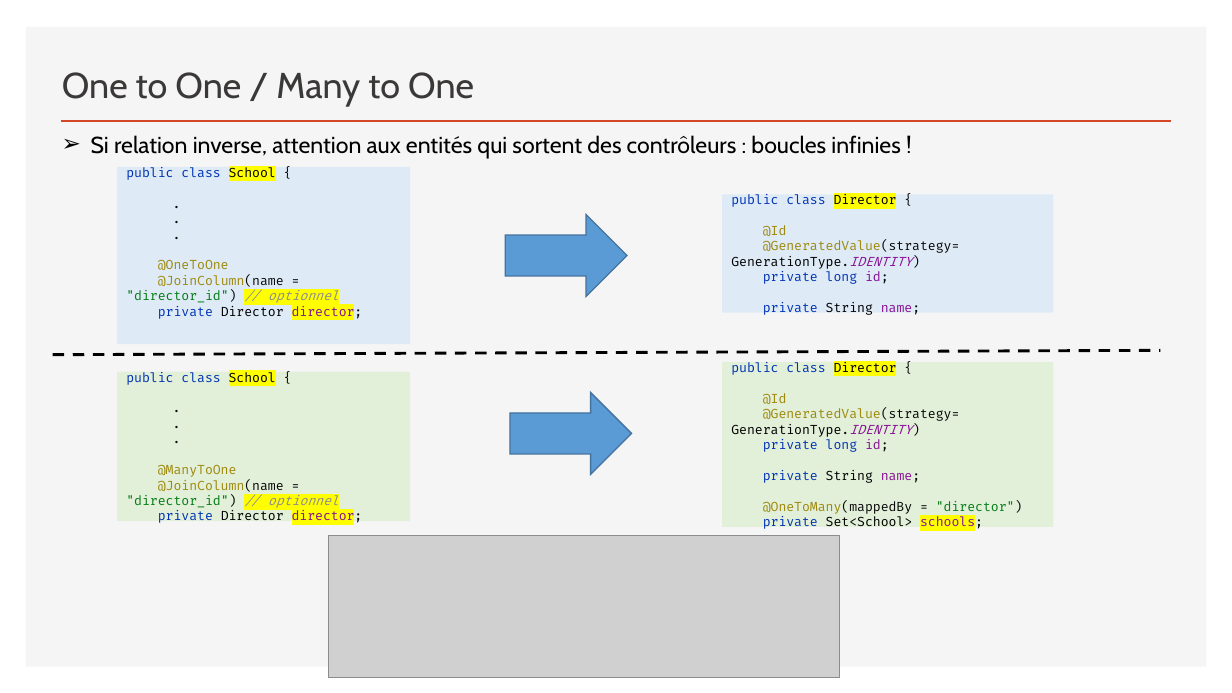
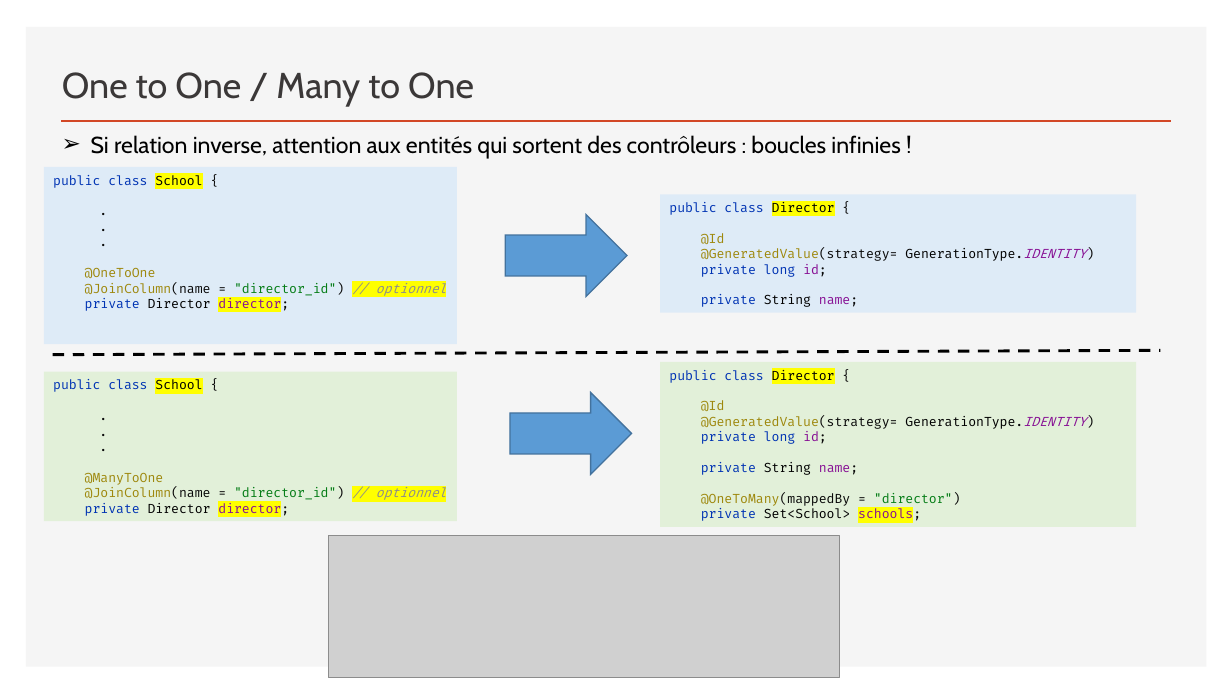
Before and after one commit to sebzuki/hibernate, a slide deck: slide 7 of JPA-HIBERNATE.pptx. Drawn at 1232x693 pixels with LibreOffice and Linux fonts; fonts in the diff are those of the drawing; grey boxes stand for pictures. Boxes give left, top, right and bottom in pixels: in the first picture for what was removed or moved away, otherwise in the second. Text is boxed around its words. In the diff, an @@ line names an element or a change of style, - is before the commit and + after.

```diff
--- a/JPA-HIBERNATE.pptx
+++ b/JPA-HIBERNATE.pptx
@@ rectangle "public class School {": place and size @@
-rectangle "public class School {" at box(117, 167, 410, 345)
+rectangle "public class School {" at box(44, 167, 457, 345)
@@ rectangle "public class Director { @Id ...": place and size @@
-rectangle "public class Director { @Id ..." at box(722, 194, 1054, 312)
+rectangle "public class Director { @Id ..." at box(660, 194, 1136, 312)
@@ rectangle "public class School {": place and size @@
-rectangle "public class School {" at box(117, 372, 410, 521)
+rectangle "public class School {" at box(44, 372, 457, 521)
@@ rectangle "public class Director { @Id ...": place and size @@
-rectangle "public class Director { @Id ..." at box(722, 362, 1054, 527)
+rectangle "public class Director { @Id ..." at box(660, 362, 1136, 527)
```
Also in this commit, not shown: 7 other slides changed.
